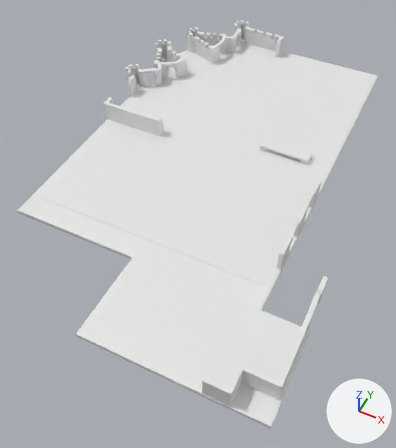
An edit to the Blender file media/models/child_square_fort.blend, drawn before and after from the same camera.
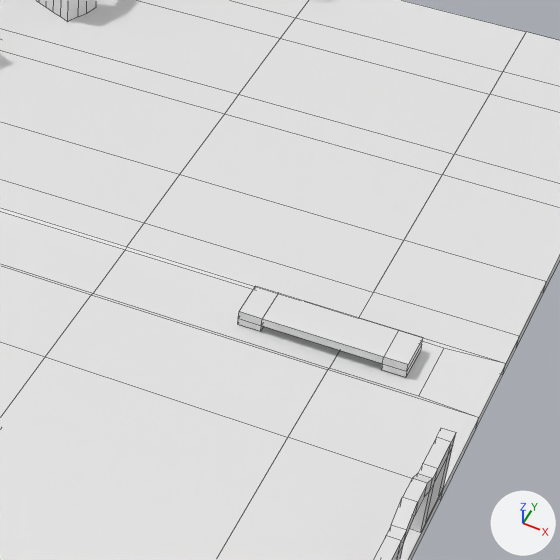
There are two pictures of each version: one whole from a 50 mm lens placed at (14.1, -28.4, 27.5), pointed at (2.0, -4.2, -2.8), one close up on the part from 49% to 89% of the width and 13% to 48% of the height. Arrows for +X, +Y and +Z are at lower right; the lights stay in place. The close-ups show mesh edges as thin lines.
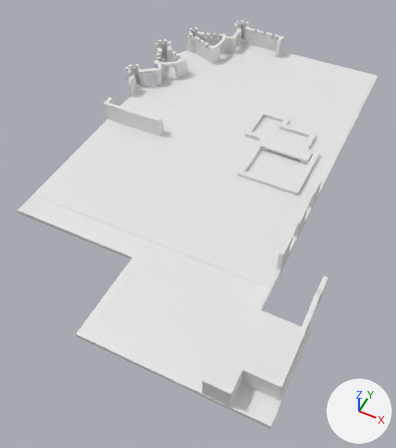
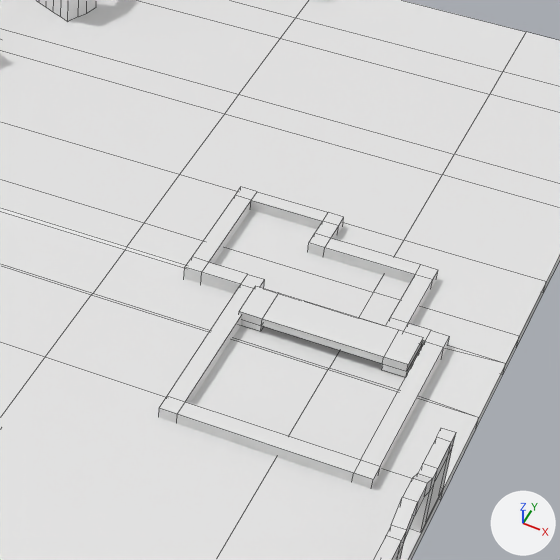
Pixel boxes [x1, y1, x2, y2] of what changed, in the close-ups (560 x 560 px):
part 1 of me_cube_001, added
    after: [159, 187, 450, 489]

What changed in the scene script:
```text
Change me_cube_001:
    used by ob_cube_001; location = (12.25, -8.15, 0.21); scale = (0.147, 0.147, 0.147)
    remove me_cube_001.from_pydata(...)  # 964 vertices, 958 faces; spans x -148.0..1.0, y -61.0..171.0, z -1.0..11.0
    add me_cube_001.from_pydata(...)  # 953 vertices, 787 faces; spans x -148.0..1.0, y -61.0..171.0, z -5.0..11.0
    me_cube_001 part 1: a new loose piece of 80 vertices spanning x -68.0..-27.0, y 49.0..101.0, z -5.0..1.0
```
